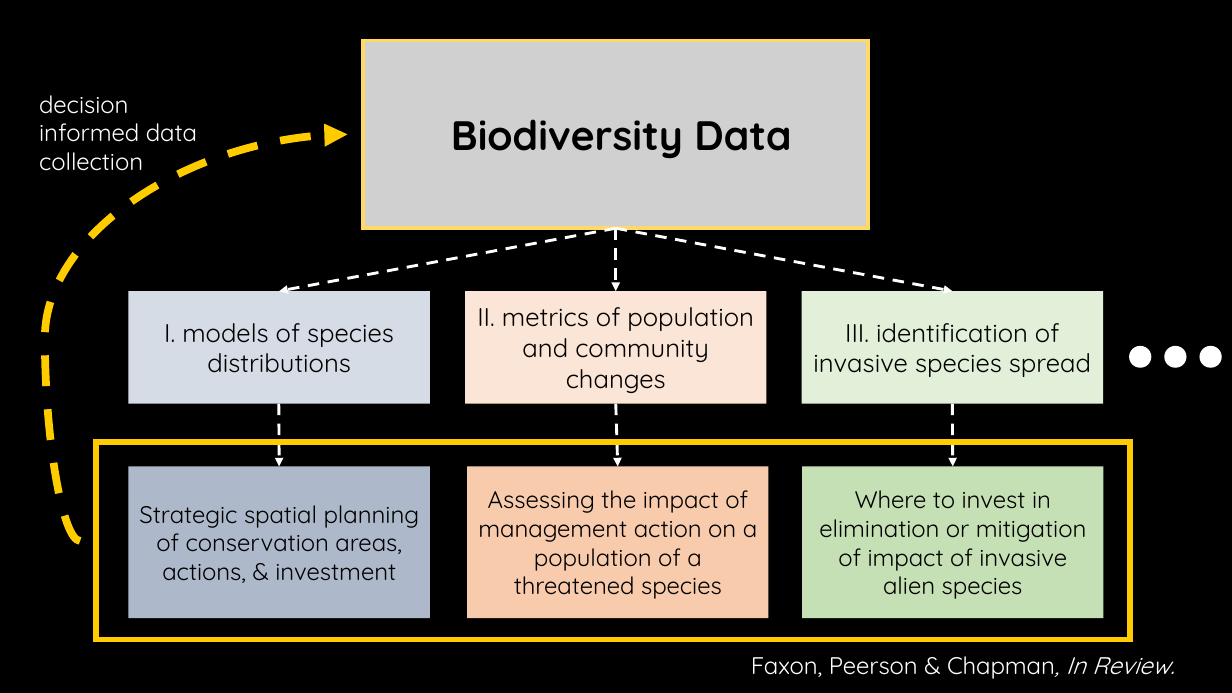
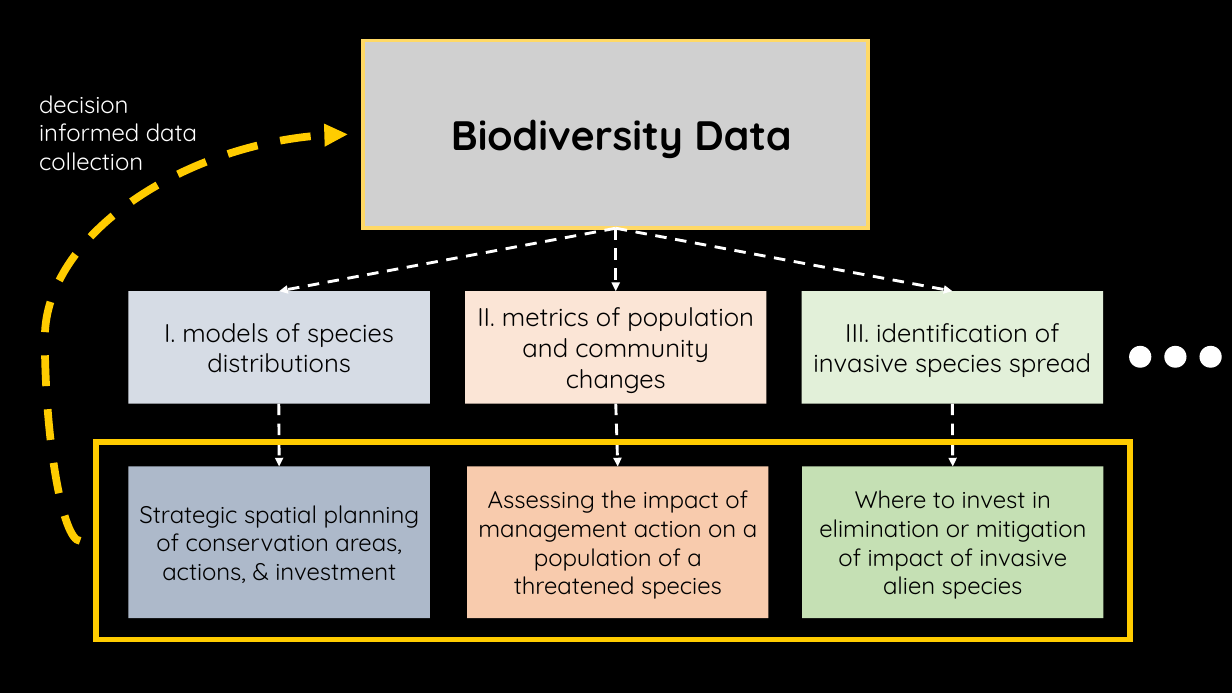
Before and after one commit to milliechapman/dsep, a slide deck: slide 17 of dsep2.pptx (slide 16 before the commit). Drawn at 1232x693 pixels with LibreOffice and Linux fonts; fonts in the diff are those of the drawing; grey boxes stand for pictures. Boxes give left, top, right and bottom in pixels: in the first picture for what was removed or moved away, otherwise in the second. Text is boxed around its words. In the diff, an @@ line names an element or a change of style, - is before the commit and + after.

```diff
--- a/dsep2.pptx
+++ b/dsep2.pptx
@@ text removed at bbox=[751, 656, 1174, 679] @@
-Faxon, Peerson & Chapman, In Review.
```
Also in this commit, not shown: 13 other slides changed, 12 slides added, 2 slides removed, 6 other files.
